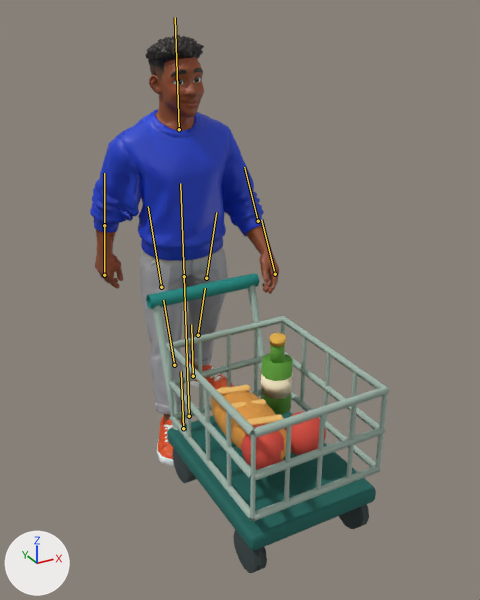
One commit to the FBX model unity/CheckoutSimulator/Assets/Art/Characters/Meshy/Customer_07.fbx: the scene before it, then after it.
One viewpoint serves both versions: a 50 mm camera at (-1.51, -3.44, 2.48) aimed at (0.06, -0.6, 1.06). Every picture has the same lights, and +X, +Y and +Z are marked at lower left. The older version comes first. Both versions are drawn at frame 7 of the action 'Customer_02_Rig|Customer_02_Rig|Walking'; the numbers are the values there. The bones that change, and the others that lie on the model, are drawn over the model as lines.

The first picture shows 'Customer_07_Body', 'Customer_07_Prop'.
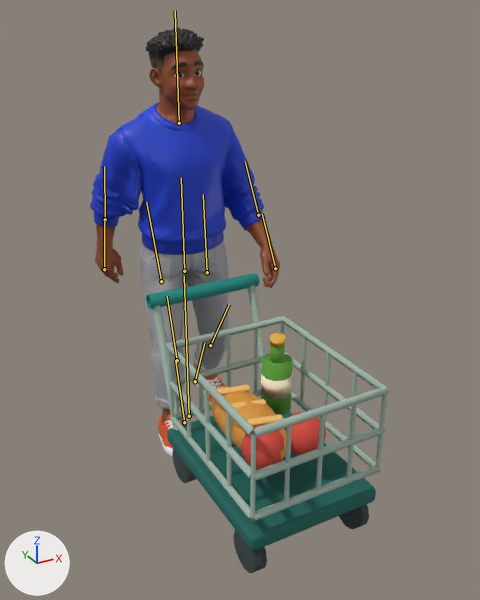
What differs and where, as boxes [x1, y1, x2, y2] in the pictures (480 x 600 px):
'Customer_07_Body', posed
    before: [90, 35, 279, 466]
    after: [90, 27, 280, 456]
bone 'Torso', root to tip
    before: (184, 276) to (180, 183)
    after: (184, 271) to (181, 177)
bone 'Thigh_L', root to tip
    before: (161, 287) to (148, 206)
    after: (161, 281) to (146, 202)
bone 'Shin_L', root to tip
    before: (174, 365) to (163, 300)
    after: (177, 360) to (167, 296)
bone 'Foot_L', root to tip
    before: (183, 428) to (181, 371)
    after: (184, 422) to (175, 360)
bone 'Thigh_R', root to tip
    before: (206, 278) to (216, 212)
    after: (207, 272) to (203, 194)
bone 'Shin_R', root to tip
    before: (198, 335) to (205, 288)
    after: (210, 345) to (229, 304)
bone 'Foot_R', root to tip
    before: (193, 376) to (191, 324)
    after: (195, 381) to (204, 343)

The edits, one by one:
Bone 'Torso' (bone_torso) moves from (0.0, -0.043, 0.0) to (0.003, -0.008, 0.0).
Bone 'Thigh_L' (bone_thigh_l) turns from (-18, 0, 0) to (-25, 4, -3) degrees about its own x, y and z.
Bone 'Shin_L' (bone_shin_l) turns from (0, 0, 0) to (13, -1, 4) degrees about its own x, y and z.
Bone 'Foot_L' (bone_foot_l) turns from (18, 0, 0) to (-3, 10, -2) degrees about its own x, y and z.
Bone 'Thigh_R' (bone_thigh_r) turns from (18, 0, 0) to (-6, -4, -1) degrees about its own x, y and z.
Bone 'Shin_R' (bone_shin_r) turns from (0, 0, 0) to (34, 2, -6) degrees about its own x, y and z.
Bone 'Foot_R' (bone_foot_r) turns from (-18, 0, 0) to (-4, -7, 6) degrees about its own x, y and z.
